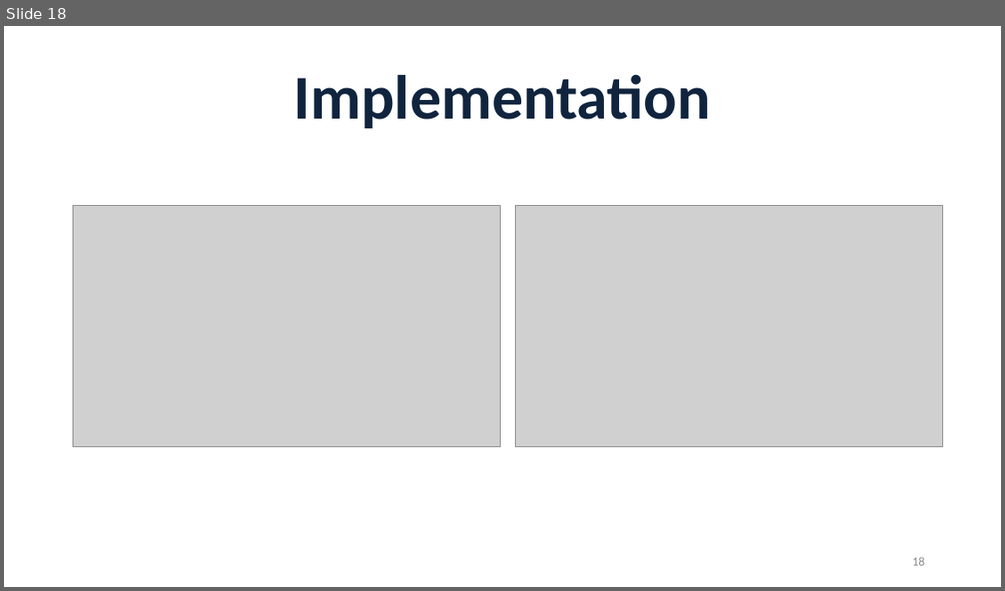
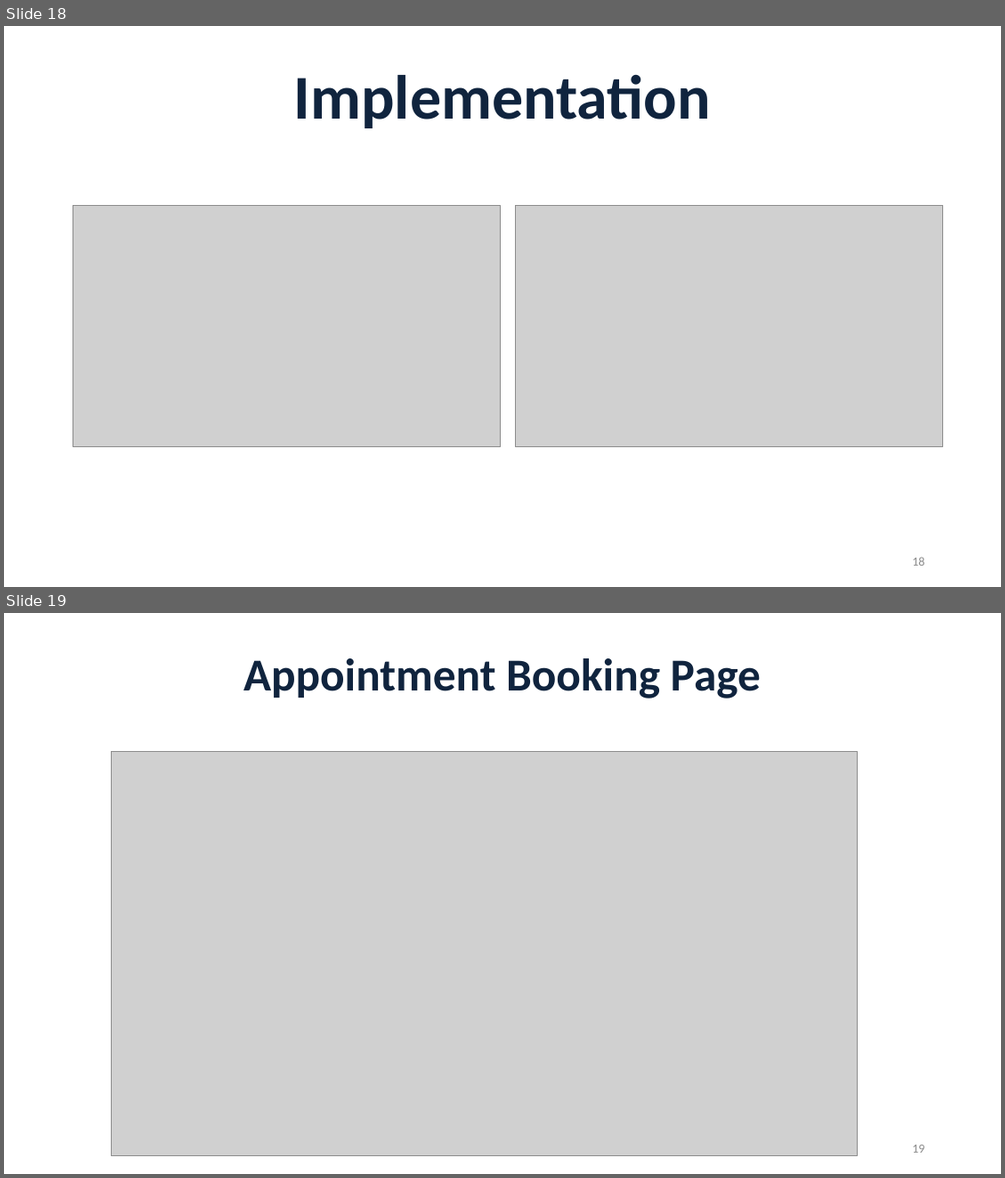
Before and after one commit to RezaulAlamOni/Project-Book-Appointment-Booking-, a slide deck: AppointmentSystem.pptx. Shown one above the other, each under a label of ours: slide 18 before the commit, slides 18 and 19 after it. The pictures are 1005x591 and 1005x1178 pixels, drawn with LibreOffice and Linux fonts; fonts in the diff are those of the drawing; grey boxes stand for pictures. Boxes give left, top, right and bottom in pixels: in the first picture for what was removed or moved away, otherwise in the second. Text is boxed around its words. In the diff, an @@ line names an element or a change of style, - is before the commit and + after.

```diff
--- a/AppointmentSystem.pptx
+++ b/AppointmentSystem.pptx
@@ slide 19 added at (4,613,1001,1174), background #FFFFFF @@
@@ title added at (243,658,760,698), 44 pt, text #0F243E, bold @@
+Appointment Booking Page
@@ picture added at (112,751,858,1155) @@
@@ page number added at (912,1144,924,1152), 12 pt, text #8C8C8C @@
+19
```
Also in this commit, not shown: 11 slides changed, 6 other files.
